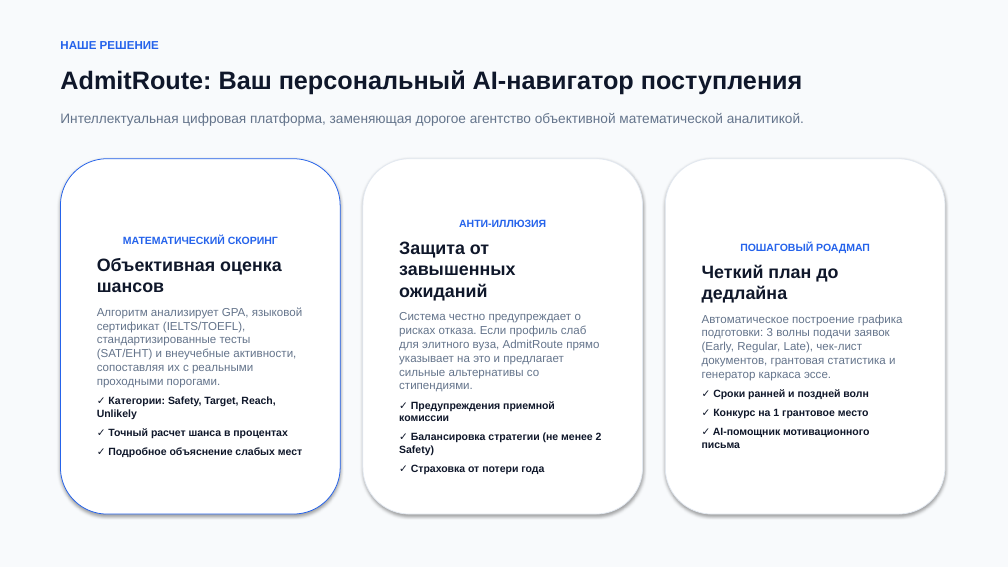
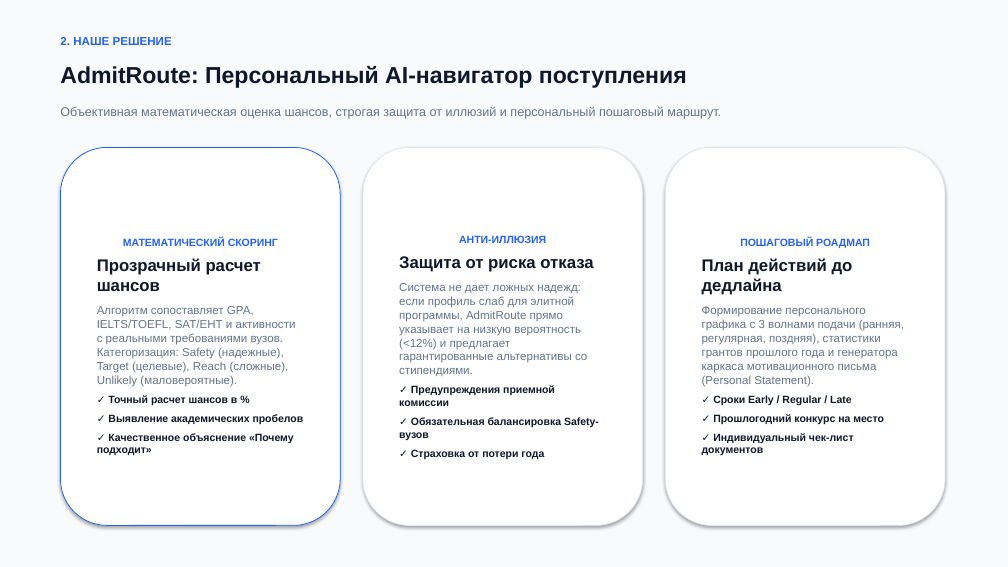
Before and after one commit to adilhan385/Admitroute, a slide deck: slide 3 of AdmitRoute_Presentation.pptx. Drawn at 1008x567 pixels with LibreOffice and Linux fonts; fonts in the diff are those of the drawing. Boxes give left, top, right and bottom in pixels: in the first picture for what was removed or moved away, otherwise in the second. Text is boxed around its words. In the diff, an @@ line names an element or a change of style, - is before the commit and + after.

Commit message:
feat(presentation): replace role model with target audience, add competitor analysis, update PDF and PPTX decks

```diff
--- a/AdmitRoute_Presentation.pptx
+++ b/AdmitRoute_Presentation.pptx
@@ text at (x1=60, y1=37, x2=172, y2=45): text changed @@
-НАШЕ РЕШЕНИЕ
+2. НАШЕ РЕШЕНИЕ
@@ text at (x1=60, y1=65, x2=687, y2=88): text changed; size 24 to 22 pt @@
-AdmitRoute: Ваш персональный AI-навигатор поступления
+AdmitRoute: Персональный AI-навигатор поступления
@@ text at (x1=60, y1=106, x2=721, y2=119): text changed; size 13 to 12 pt @@
-Интеллектуальная цифровая платформа, заменяющая дорогое агентство объективной математической аналитикой.
+Объективная математическая оценка шансов, строгая защита от иллюзий и персональный пошаговый маршрут.
@@ rounded rectangle "МАТЕМАТИЧЕСКИЙ СКОРИНГ" resized from (x1=60, y1=159, x2=340, y2=514) to (x1=60, y1=147, x2=340, y2=526) @@
@@ rounded rectangle "АНТИ-ИЛЛЮЗИЯ" resized from (x1=363, y1=159, x2=643, y2=514) to (x1=363, y1=147, x2=643, y2=526) @@
@@ rounded rectangle "ПОШАГОВЫЙ РОАДМАП" resized from (x1=665, y1=159, x2=945, y2=514) to (x1=665, y1=147, x2=945, y2=526) @@
@@ text in rounded rectangle at (x1=97, y1=258, x2=304, y2=455): text changed @@
-Объективная оценка шансов
-Алгоритм анализирует GPA, языковой сертификат (IELTS/TOEFL), стандартизированные тесты (SAT/ЕНТ) и внеучебные активности, сопоставляя их с реальными проходными порогами.
-✓ Категории: Safety, Target, Reach, Unlikely
-✓ Точный расчет шанса в процентах
-✓ Подробное объяснение слабых мест
+Прозрачный расчет шансов
+Алгоритм сопоставляет GPA, IELTS/TOEFL, SAT/ЕНТ и активности с реальными требованиями вузов. Категоризация: Safety (надежные), Target (целевые), Reach (сложные), Unlikely (маловероятные).
+✓ Точный расчет шансов в %
+✓ Выявление академических пробелов
+✓ Качественное объяснение «Почему подходит»
@@ text in rounded rectangle at (x1=399, y1=256, x2=593, y2=376): text changed @@
-Защита от завышенных ожиданий
-Система честно предупреждает о рисках отказа. Если профиль слаб для элитного вуза, AdmitRoute прямо указывает на это и предлагает сильные альтернативы со стипендиями.
+Защита от риска отказа
+Система не дает ложных надежд: если профиль слаб для элитной программы, AdmitRoute прямо указывает на низкую вероятность (<12%) и предлагает гарантированные альтернативы со стипендиями.
@@ text in rounded rectangle at (x1=702, y1=258, x2=904, y2=455): text changed @@
-Четкий план до дедлайна
-Автоматическое построение графика подготовки: 3 волны подачи заявок (Early, Regular, Late), чек-лист документов, грантовая статистика и генератор каркаса эссе.
-✓ Сроки ранней и поздней волн
-✓ Конкурс на 1 грантовое место
-✓ AI-помощник мотивационного письма
+План действий до дедлайна
+Формирование персонального графика с 3 волнами подачи (ранняя, регулярная, поздняя), статистики грантов прошлого года и генератора каркаса мотивационного письма (Personal Statement).
+✓ Сроки Early / Regular / Late
+✓ Прошлогодний конкурс на место
+✓ Индивидуальный чек-лист документов
@@ text in rounded rectangle at (x1=399, y1=417, x2=599, y2=440): text changed @@
-✓ Балансировка стратегии (не менее 2 Safety)
+✓ Обязательная балансировка Safety-вузов
```
Also in this commit, not shown: 3 other slides changed, 6 slides added, 5 slides removed, 5 other files.
